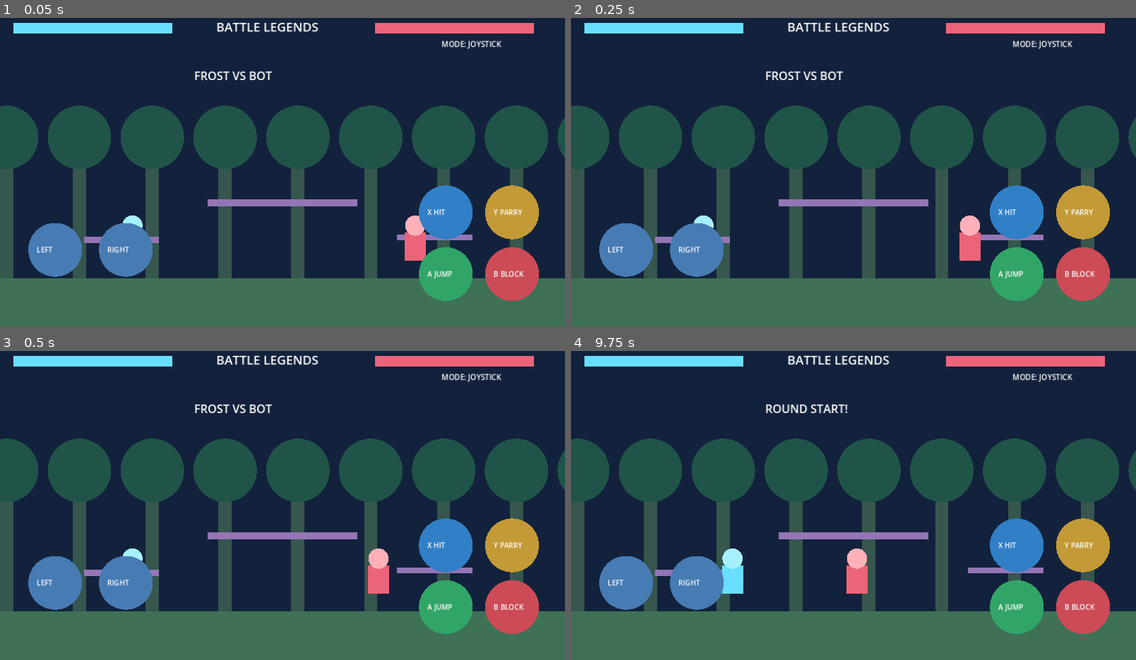
Above: before the commit, frames 1-4 (two rows, left to right).
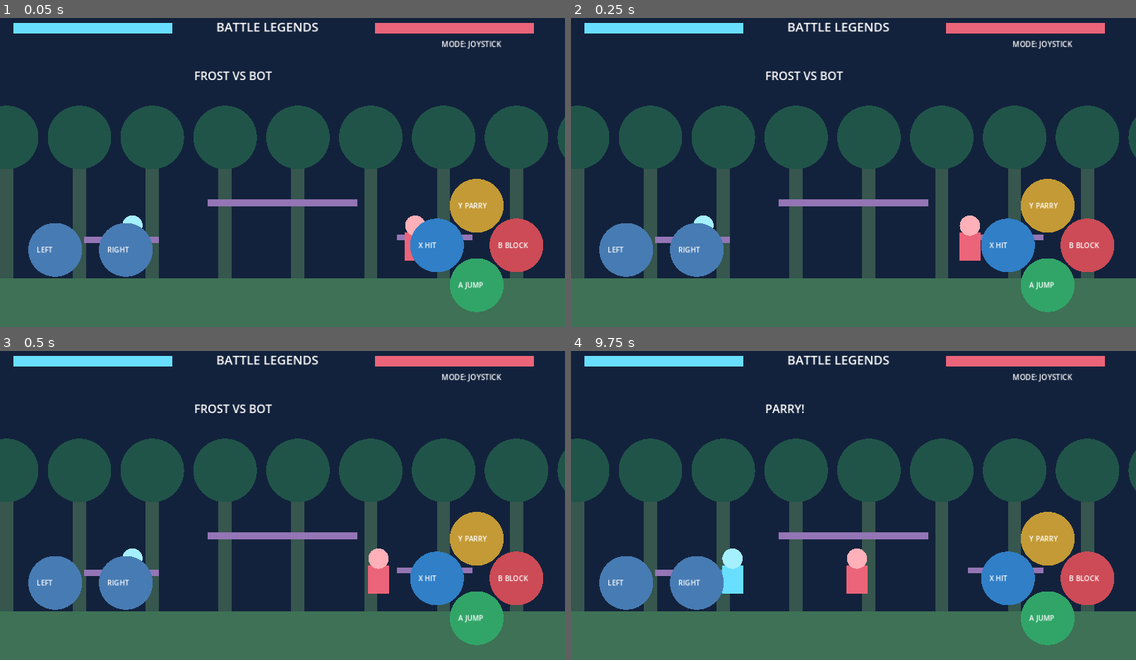
Above: after the commit, the same moments.

Repository: Mustaphaf15/BattleLegends
Game: Godot game, scene res://scenes/arena.tscn
The game is run twice, just before and just after one commit, with the same random seed, the same clock (stepped at 60 frames per second) and the same inputs.
Inputs (mouse positions are in pixels of both pictures, inside the frame that each line leads up to):
- Up to frame 1 (0.05 s): no input
- Up to frame 2 (0.25 s): no input
- Up to frame 3 (0.5 s): no input
- Up to frame 4 (9.75 s): tap Enter at 0.5, 8 s; move the mouse to (977, 483) at 0.52 s; hold Right 0.53-1.25 s; hold B 0.53-1.25 s; click (977, 483) at 0.67 s; tap Space at 0.77, 3.5, 3.77, 6.77 s; drag from (740, 517) to (825, 564) at 1.27 s; move the mouse to (910, 431) at 2.02 s; hold Right 2.03-2.75 s; hold B 2.03-2.75 s; tap X at 2.1, 6.6 s; drag from (825, 564) to (684, 452) at 2.77 s; move the mouse to (1023, 548) at 3.52 s; hold A 3.53-4.25 s; hold B 3.53-4.25 s; tap R at 3.6, 8.1 s; drag from (684, 452) to (768, 422) at 4.27 s; move the mouse to (881, 502) at 5.02 s; hold A 5.03-5.75 s; hold B 5.03-5.75 s; click (881, 502) at 5.17 s; drag from (768, 422) to (740, 517) at 5.77 s; move the mouse to (977, 483) at 6.52 s; hold Right 6.53-7.25 s; hold B 6.53-7.25 s; drag from (740, 517) to (825, 564) at 7.27 s; move the mouse to (910, 431) at 8.02 s; hold A 8.03-8.75 s; hold B 8.03-8.75 s; drag from (825, 564) to (684, 452) at 8.77 s; move the mouse to (1023, 548) at 9.52 s; hold Right from 9.53 s (still down); hold B from 9.53 s (still down); click (1023, 548) at 9.67 s

The runs differ from the first frame. In frame 1, 6.2% of the frame differs, in the area x 72-97%, y 52-96%; in frame 2, 6.2%; in frame 3, 6.2%; in frame 4, 6.5%, in the area x 35-97%, y 17-96%.

Commit message:
Arrange Android action buttons as diamond: Y top B right A bottom X left; enable touch blocking

Diff:
--- a/scripts/arena.gd
+++ b/scripts/arena.gd
@@ -1,6 +1,10 @@
 extends Node2D
 
 const FLOOR := 610.0
+const BUTTON_A := Vector2(1080, 625)
+const BUTTON_B := Vector2(1170, 535)
+const BUTTON_Y := Vector2(1080, 445)
+const BUTTON_X := Vector2(990, 535)
 var p := Vector2(300, 570)
 var enemy := Vector2(950, 570)
 var vy := 0.0
@@ -40,11 +44,11 @@
         reset_match()
     elif pos.y < 110 and pos.x > 980:
         arrows = not arrows
-    elif pos.distance_to(Vector2(1010,600)) < 65:
+    elif pos.distance_to(BUTTON_A) < 61:
         jump()
-    elif pos.distance_to(Vector2(1010,460)) < 65:
+    elif pos.distance_to(BUTTON_X) < 61:
         hit()
-    elif pos.distance_to(Vector2(1160,460)) < 65:
+    elif pos.distance_to(BUTTON_Y) < 61:
         do_parry()
 
 func jump() -> void:
@@ -83,6 +87,14 @@
     finished = false
     msg = "ROUND START!"
 
+func _block_held() -> bool:
+    if Input.is_key_pressed(KEY_B):
+        return true
+    for touch_pos in held.values():
+        if touch_pos.distance_to(BUTTON_B) < 61:
+            return true
+    return false
+
 func _physics_process(d: float) -> void:
     parry = maxf(0,parry-d)
     stun = maxf(0,stun-d)
@@ -109,7 +121,7 @@
                     stun = 1.5
                     combo_time = 1.5
                     msg = "PARRY! X X X X"
-                elif not Input.is_key_pressed(KEY_B):
+                elif not _block_held():
                     hp -= 8
                     msg = "BOT HIT!"
                 if hp <= 0:
@@ -140,10 +152,10 @@
     label_text(Vector2(1000,85),"MODE: "+("ARROWS" if arrows else "JOYSTICK"),17)
     button(Vector2(125,545),"LEFT",Color("#477bb3"))
     button(Vector2(285,545),"RIGHT",Color("#477bb3"))
-    button(Vector2(1010,600),"A JUMP",Color("#31a568"))
-    button(Vector2(1160,600),"B BLOCK",Color("#cc4b56"))
-    button(Vector2(1010,460),"X HIT",Color("#307fc7"))
-    button(Vector2(1160,460),"Y PARRY",Color("#c39a35"))
+    button(BUTTON_A,"A JUMP",Color("#31a568"))
+    button(BUTTON_B,"B BLOCK",Color("#cc4b56"))
+    button(BUTTON_X,"X HIT",Color("#307fc7"))
+    button(BUTTON_Y,"Y PARRY",Color("#c39a35"))
 
 func button(pos: Vector2, title: String, color: Color) -> void:
     draw_circle(pos,61,color)
